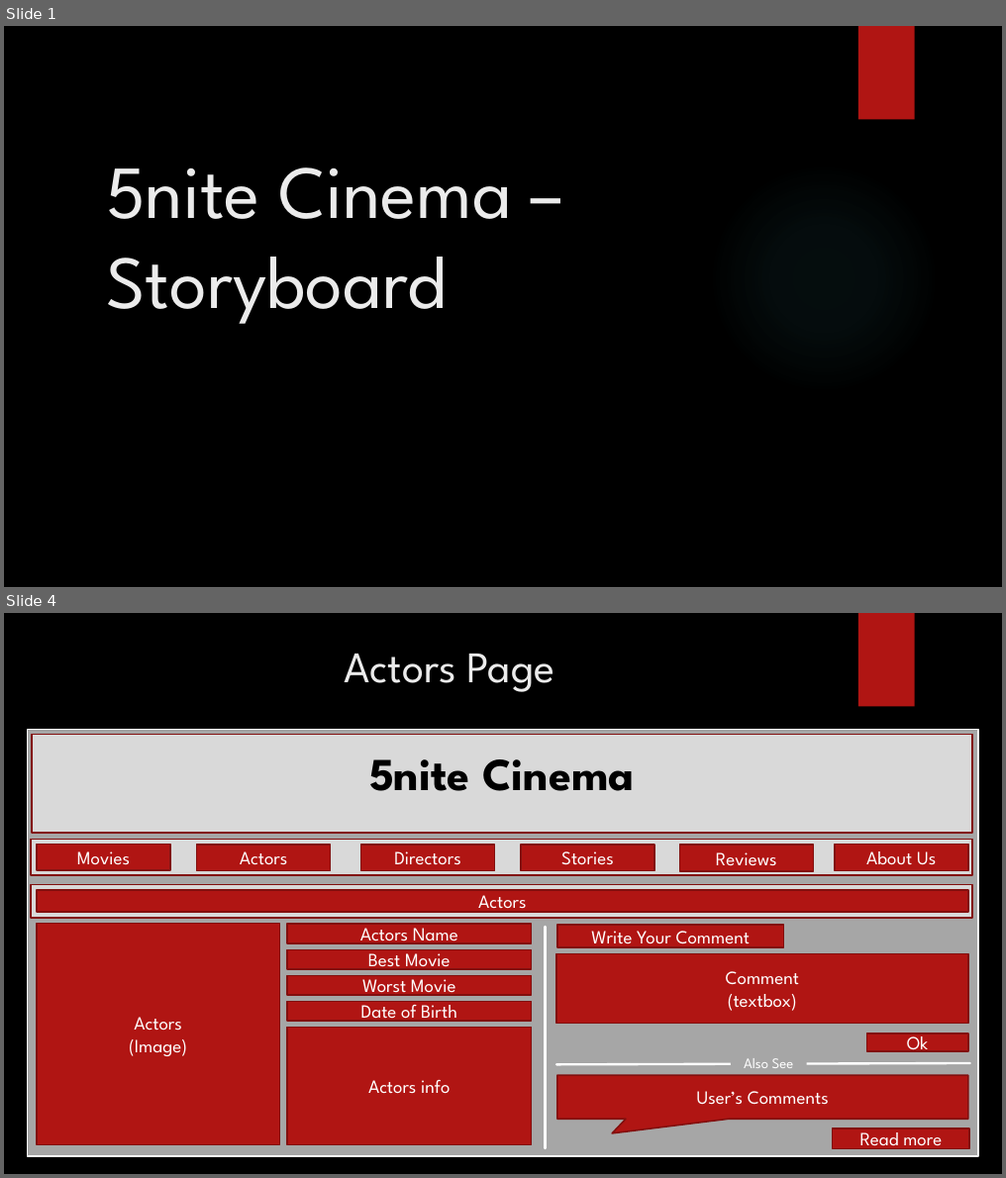
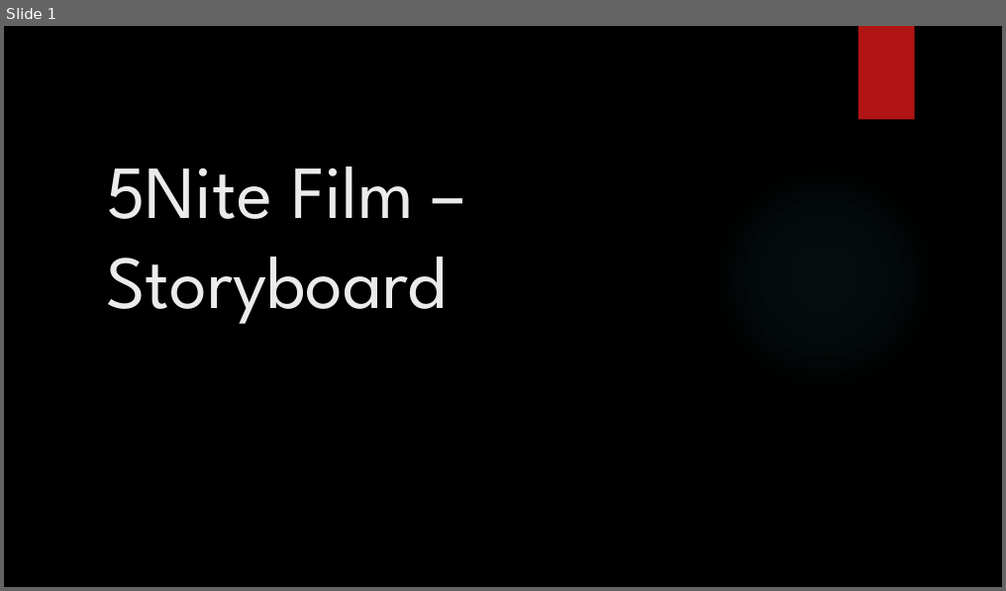
Before and after one commit to wtaylorLC/5nite, a slide deck: Storyboard.pptx. Shown one above the other, each under a label of ours: slides 1 and 4 before the commit, slide 1 after it; the slides between them are not shown. The pictures are 1006x1178 and 1006x591 pixels, drawn with LibreOffice and Linux fonts; fonts in the diff are those of the drawing; background and template pictures are left out. Boxes give left, top, right and bottom in pixels: in the first picture for what was removed or moved away, otherwise in the second. Text is boxed around its words. In the diff, an @@ line names an element or a change of style, - is before the commit and + after.

Commit message:
Final storyboard

```diff
--- a/Storyboard.pptx
+++ b/Storyboard.pptx
@@ slide 4 removed at [4, 613, 1002, 1174], background picture (left out); not listed: 1 template element that a slide beside it also shows @@
@@ title removed at [344, 654, 555, 692] @@
-Actors Page
@@ rectangle removed at [27, 729, 979, 1157] @@
@@ rectangle removed at [32, 735, 972, 833] @@
-5nite Cinema
@@ rectangle removed at [31, 840, 973, 875] @@
@@ rectangle removed at [37, 845, 171, 870] @@
-Movies
@@ rectangle removed at [196, 845, 331, 870] @@
-Actors
@@ rectangle removed at [361, 845, 495, 870] @@
-Directors
@@ rectangle removed at [522, 845, 655, 870] @@
-Stories
@@ rectangle removed at [680, 845, 814, 871] @@
-Reviews
@@ rectangle removed at [835, 845, 969, 870] @@
-About Us
@@ rectangle removed at [31, 884, 973, 918] @@
@@ rectangle removed at [37, 890, 968, 912] @@
-Actors
@@ rectangle removed at [37, 923, 280, 1145] @@
-Actors
-(Image)
@@ rectangle removed at [287, 925, 531, 944] @@
-Actors Name
@@ line removed from (546, 927) to (546, 1149) @@
@@ rectangle removed at [557, 925, 784, 948] @@
-Write Your Comment
@@ rectangle removed at [287, 950, 531, 969] @@
-Best Movie
@@ rectangle removed at [556, 955, 968, 1023] @@
-Comment
-(textbox)
@@ rectangle removed at [287, 976, 531, 995] @@
-Worst Movie
@@ rectangle removed at [287, 1001, 531, 1021] @@
-Date of Birth
@@ rectangle removed at [287, 1027, 531, 1145] @@
-Actors info
@@ rectangle removed at [731, 1051, 807, 1075] @@
-Also See
@@ rectangle removed at [867, 1034, 968, 1052] @@
-Ok
@@ line removed from (970, 1063) to (556, 1065) @@
@@ speech box removed at [557, 1075, 968, 1119] @@
-User’s Comments
@@ rectangle removed at [833, 1129, 969, 1149] @@
-Read more
@@ slide 1 changed as well @@
@@ title at [106, 167, 447, 324]: text changed @@
-5nite Cinema – Storyboard
+5Nite Film – Storyboard
```
Also in this commit, not shown: 2 other slides changed, 10 slides added, 6 other slides removed.
